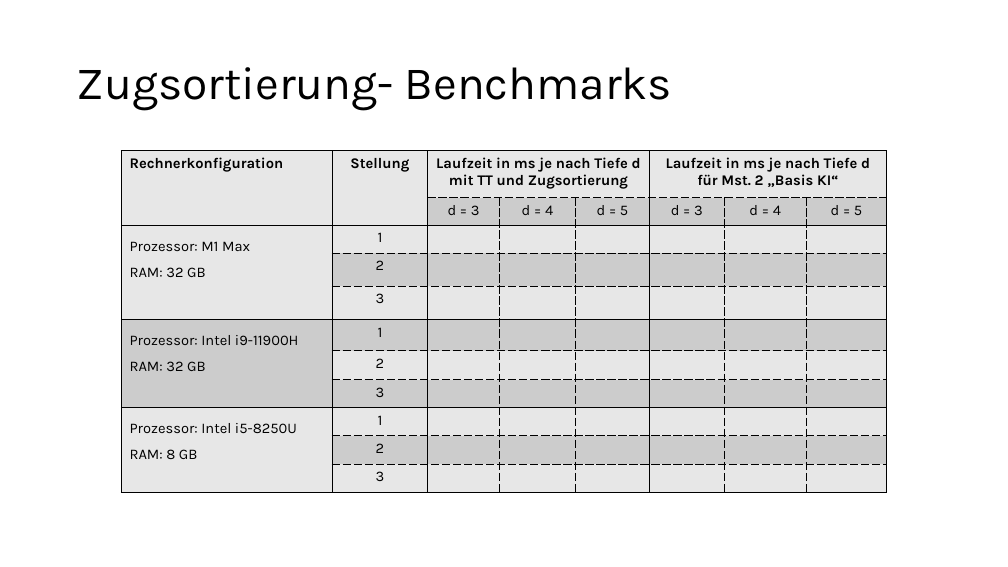
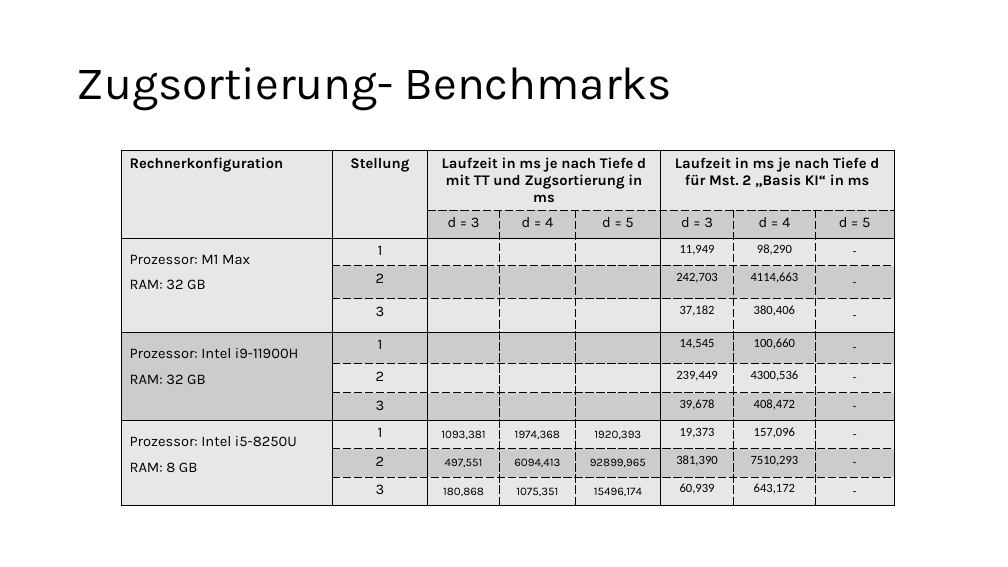
Before and after one commit to patrickzda/chess_engine, a slide deck: slide 16 of presentations/PJ_KI_MST3.pptx. Drawn at 1008x567 pixels with LibreOffice and Linux fonts; fonts in the diff are those of the drawing. Boxes give left, top, right and bottom in pixels: in the first picture for what was removed or moved away, otherwise in the second. Text is boxed around its words. In the diff, an @@ line names an element or a change of style, - is before the commit and + after.

```diff
--- a/presentations/PJ_KI_MST3.pptx
+++ b/presentations/PJ_KI_MST3.pptx
@@ table at box(121, 150, 895, 507) @@
-row 1, column 3: Laufzeit in ms je nach Tiefe d mit TT und Zugsortierung
+row 1, column 3: Laufzeit in ms je nach Tiefe d mit TT und Zugsortierung in ms
-row 1, column 6: Laufzeit in ms je nach Tiefe d für Mst. 2 „Basis KI“
+row 1, column 6: Laufzeit in ms je nach Tiefe d für Mst. 2 „Basis KI“ in ms
-row 3: Prozessor: M1 Max / RAM: 32 GB | 1 |  |  |  |  |  | 
+row 3: Prozessor: M1 Max / RAM: 32 GB | 1 |  |  |  | 11,949 | 98,290 | -
-row 4:  | 2 |  |  |  |  |  | 
+row 4:  | 2 |  |  |  | 242,703 | 4114,663 | -
-row 5:  | 3 |  |  |  |  |  | 
+row 5:  | 3 |  |  |  | 37,182 | 380,406 | -
-row 6: Prozessor: Intel i9-11900H / RAM: 32 GB | 1 |  |  |  |  |  | 
+row 6: Prozessor: Intel i9-11900H / RAM: 32 GB | 1 |  |  |  | 14,545 | 100,660 | -
-row 7:  | 2 |  |  |  |  |  | 
+row 7:  | 2 |  |  |  | 239,449 | 4300,536 | -
-row 8:  | 3 |  |  |  |  |  | 
+row 8:  | 3 |  |  |  | 39,678 | 408,472 | -
-row 9: Prozessor: Intel i5-8250U / RAM: 8 GB | 1 |  |  |  |  |  | 
+row 9: Prozessor: Intel i5-8250U / RAM: 8 GB | 1 | 1093,381 | 1974,368 | 1920,393 | 19,373 | 157,096 | -
-row 10:  | 2 |  |  |  |  |  | 
+row 10:  | 2 | 497,551 | 6094,413 | 92899,965 | 381,390 | 7510,293 | -
-row 11:  | 3 |  |  |  |  |  | 
+row 11:  | 3 | 180,868 | 1075,351 | 15496,174 | 60,939 | 643,172 | -
@@ table: place and size @@
-table at box(121, 150, 887, 493)
+table at box(121, 150, 895, 507)
```
Also in this commit, not shown: 3 other slides changed.
